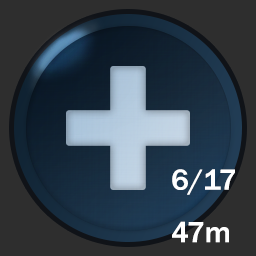
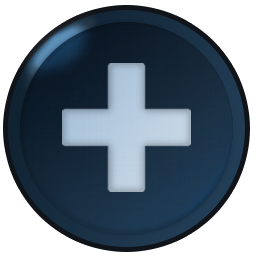
Layered file, before and after one edit (256 × 256). Changes by layer:
added group "delete" with 10 layers above "Group 1" over [8, 7, 245, 247]
added layer "Layer 5 copy" (1st of 2, in "delete") (overlay, 5%) in group "delete" over [21, 22, 233, 235]
added layer "Layer 5" (1st of 2, in "delete") (overlay, 5%) in group "delete" over [21, 22, 233, 234]
added layer "Layer 2 copy" (1st of 2, in "delete") (overlay) in group "delete" over [15, 15, 105, 84]
added layer "Layer 2" (1st of 2, in "delete") (overlay, 59%) in group "delete" over [17, 14, 101, 84]
added layer "Rounded Rectangle 1 copy" (1st of 2, in "delete") in group "delete" over [62, 63, 191, 192]
added layer "Layer 4 copy" (1st of 2, in "delete") (multiply, 26%) in group "delete" over [19, 77, 240, 240]
added layer "Layer 4" (1st of 2, in "delete") (multiply, 26%) in group "delete" over [15, 16, 219, 220]
added layer "Ellipse 1 copy" (1st of 2, in "delete") in group "delete" over [20, 22, 233, 235]
added layer "Layer 3" (1st of 2, in "delete") (7%) in group "delete" over [16, 7, 104, 101]
added layer "Ellipse 1" (1st of 2, in "delete") in group "delete" over [8, 10, 245, 247]
moved "Layer 5 copy" (2nd of 2, in "Group 1") into group "Group 1" over [26, 26, 231, 231]
moved "Layer 5" (2nd of 2, in "Group 1") into group "Group 1" over [26, 26, 231, 231]
moved "Rounded Rectangle 1 copy" (2nd of 2, in "Group 1") into group "Group 1" over [66, 66, 190, 190]
moved "Layer 4 copy" (2nd of 2, in "Group 1") into group "Group 1" over [24, 79, 238, 237]
moved "Layer 4" (2nd of 2, in "Group 1") into group "Group 1" over [21, 21, 218, 217]
moved "Ellipse 1 copy" (2nd of 2, in "Group 1") into group "Group 1" over [26, 26, 231, 231]
moved "Layer 3" (2nd of 2, in "Group 1") into group "Group 1" over [22, 12, 107, 102]
moved "Ellipse 1" (2nd of 2, in "Group 1") into group "Group 1" over [14, 14, 242, 242]
hid "Background" over [0, 0, 256, 256]
…and 3 more changes (2 stack, 1 visibility)
